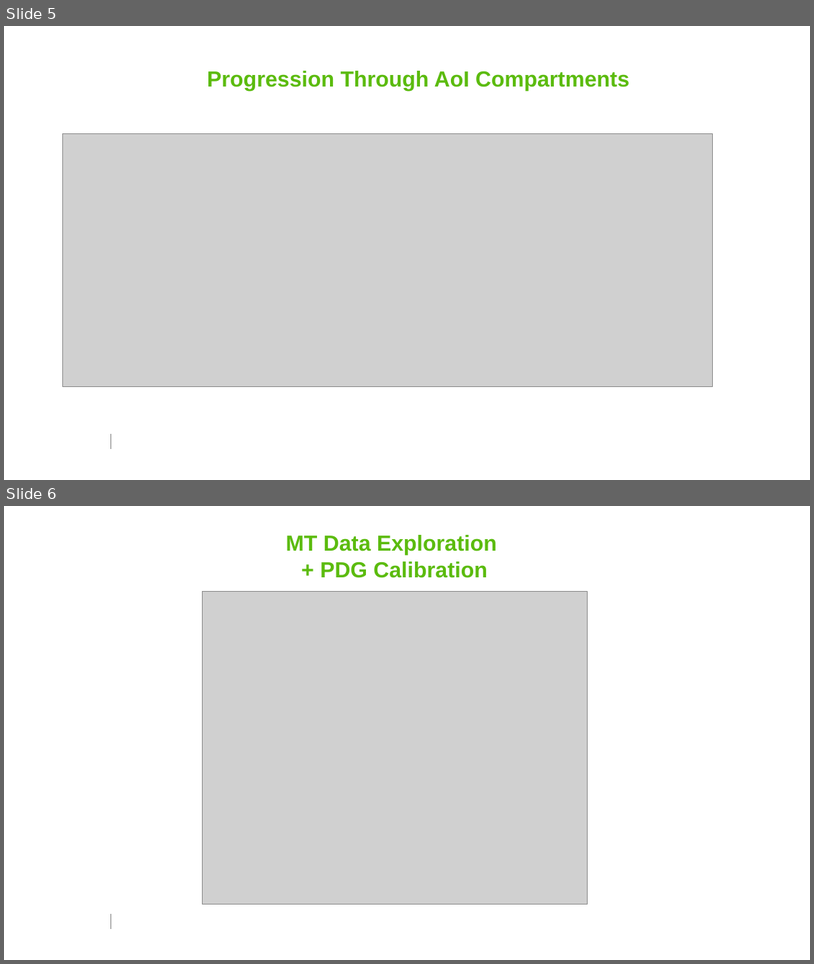
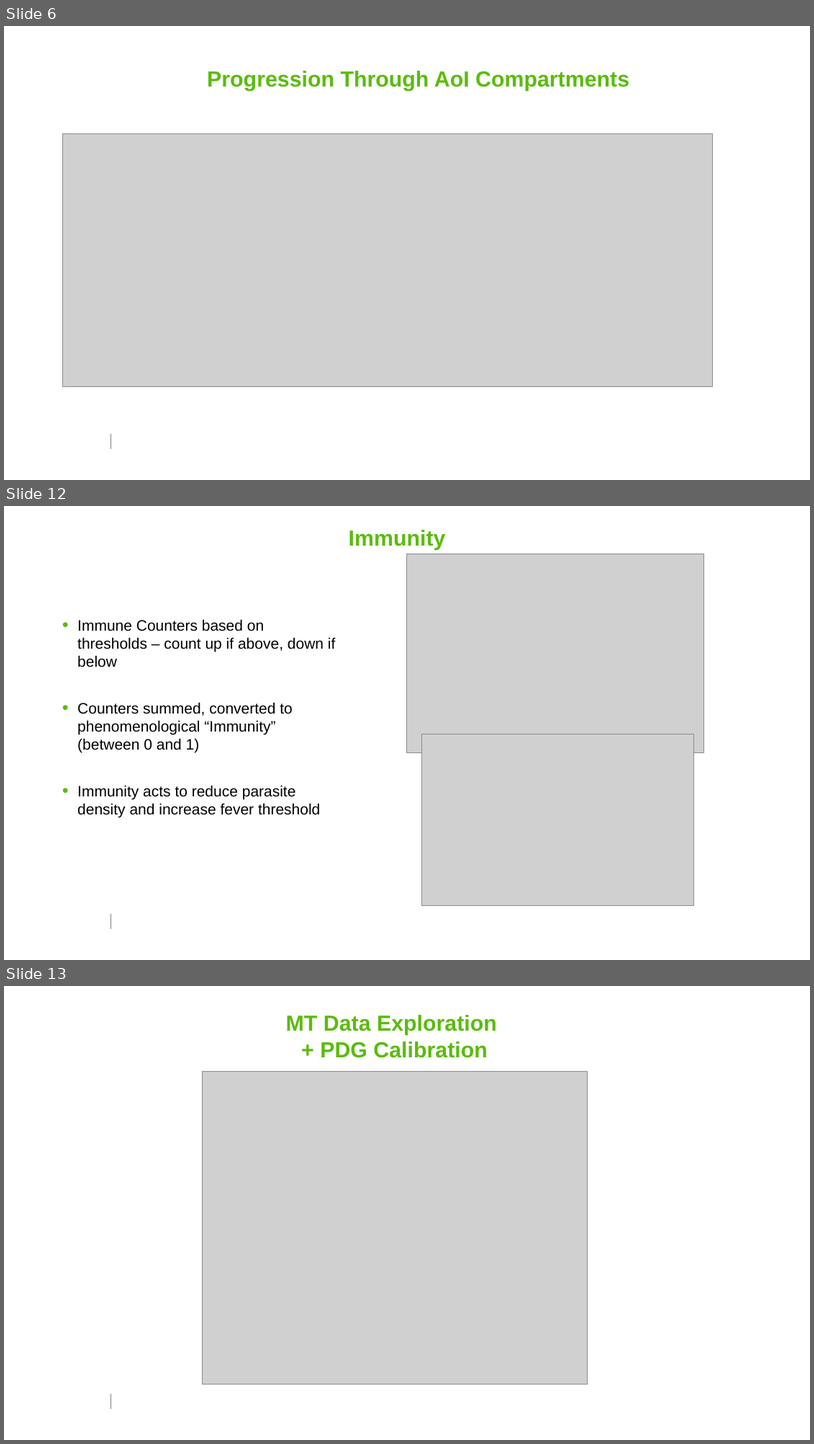
Before and after one commit to smitdave/MASH-Main, a slide deck: MASH-dev/JohnHenry/PDG/PfPDG.pptm. Shown one above the other, each under a label of ours: slides 5 and 6 before the commit, slides 6, 12 and 13 after it; the slides between them are not shown. The pictures are 814x964 and 814x1444 pixels, drawn with LibreOffice and Linux fonts; fonts in the diff are those of the drawing; grey boxes stand for pictures; background and template pictures are left out. Boxes give left, top, right and bottom in pixels: in the first picture for what was removed or moved away, otherwise in the second. Text is boxed around its words. In the diff, an @@ line names an element or a change of style, - is before the commit and + after.

```diff
--- a/MASH-dev/JohnHenry/PDG/PfPDG.pptm
+++ b/MASH-dev/JohnHenry/PDG/PfPDG.pptm
@@ slide 12 added at [4,506,810,960], background #FFFFFF; not listed: 1 template element that a slide beside it also shows @@
@@ title added at [349,530,446,550], 26 pt, text #5BBB0E, bold @@
+Immunity
@@ picture added at [407,554,705,754] @@
@@ text added at [77,619,335,817], 18 pt, text #000000 @@
+• Immune Counters based on thresholds – count up if above, down if below
+• Counters summed, converted to phenomenological “Immunity” (between 0 and 1)
+• Immunity acts to reduce parasite density and increase fever threshold
@@ picture added at [422,734,694,906] @@
@@ what was slide 5 is now slide 6 @@
@@ what was slide 6 is now slide 13 @@
```
Also in this commit, not shown: 5 slides changed, 10 other slides added, 2 slides removed, 5 other files.
